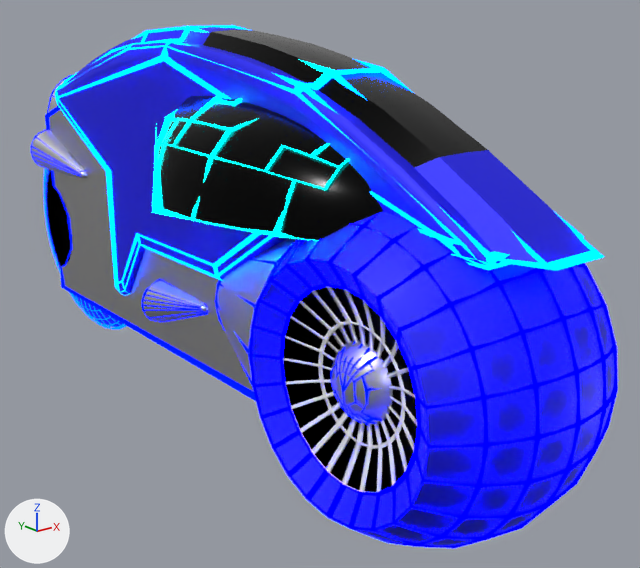
A saved change to the Blender file res/cycle.blend.
Before and after are seen from a camera (50 mm lens) standing at (-1.64, -2.52, 1.41) and looking at (0.24, -0.17, 0.47). Arrows for +X, +Y and +Z are at lower left; the lights stay in place. The first picture is the older version.

The older version as bpy lines, for what is in view:
```python
ob_cube = bpy.data.objects.new('Cube', me_cube_001)
ob_cube.location = (0.0, 0.0, 0.43)
ob_cube.rotation_euler = (0.0, 0.0, 4.712)  # degrees (0, 0, 270)
ob_cube.scale = (0.613, 0.157, 0.229)
ob_cube_wire = bpy.data.objects.new('Cube_Wire', me_cube_004)
ob_cube_wire.parent = ob_cube
ob_cube_wire.location = (0.0, 0.000313, 0.43)
ob_cube_wire.rotation_euler = (0.0, 0.0, 4.712)  # degrees (0, 0, 270)
ob_cube_wire.scale = (0.616, 0.158, 0.23)
ob_front_wheel = bpy.data.objects.new('Front_Wheel', me_cube_003)
ob_front_wheel.parent = ob_cube
ob_front_wheel.location = (0.0, -0.944, 0.478)
ob_front_wheel.rotation_euler = (0.0, 0.0, 4.712)  # degrees (0, 0, 270)
ob_front_wheel.scale = (0.613, 0.157, 0.229)
ob_front_wheel_wire = bpy.data.objects.new('Front_Wheel_Wire', me_cube_007)
ob_front_wheel_wire.parent = ob_cube
ob_front_wheel_wire.location = (0.0, -0.944, 0.478)
ob_front_wheel_wire.rotation_euler = (0.0, 0.0, 4.712)  # degrees (0, 0, 270)
ob_front_wheel_wire.scale = (0.613, 0.157, 0.229)
ob_rear_wheel = bpy.data.objects.new('Rear_Wheel', me_cube_002)
ob_rear_wheel.parent = ob_cube
ob_rear_wheel.location = (0.0, 1.153, 0.477)
ob_rear_wheel.rotation_euler = (0.0, 0.0, 4.712)  # degrees (0, 0, 270)
ob_rear_wheel.scale = (0.613, 0.157, 0.229)
ob_rear_wheel_wire = bpy.data.objects.new('Rear_Wheel_Wire', me_cube_006)
ob_rear_wheel_wire.parent = ob_rear_wheel
ob_rear_wheel_wire.location = (0.0, 1.153, 0.477)
ob_rear_wheel_wire.rotation_euler = (0.0, 0.0, 4.712)  # degrees (0, 0, 270)
ob_rear_wheel_wire.scale = (0.625, 0.16, 0.234)
```
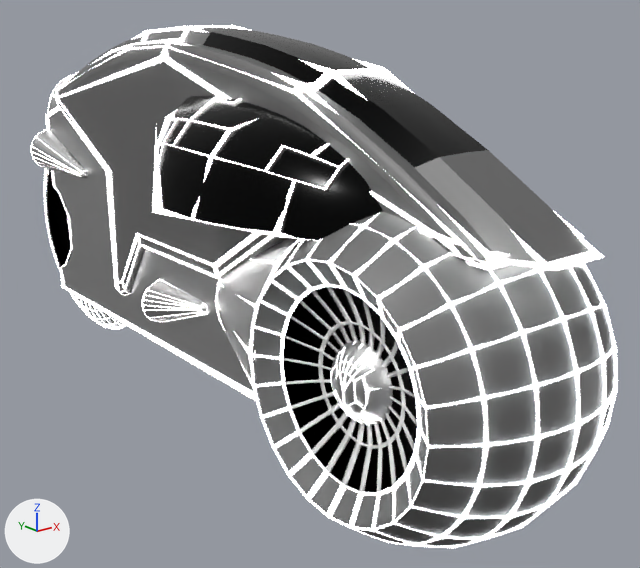
Changed parts and their boxes (x1, y1, x2, y2) in the pictures (640 x 568 px):
'Cube', recoloured (blue to grey)
    both: (32, 27, 590, 425)
'Front_Wheel', recoloured (blue to grey)
    both: (252, 212, 614, 546)
'Cube_Wire', recoloured
    both: (31, 25, 604, 425)
'Rear_Wheel', recoloured
    both: (45, 169, 123, 327)
part 1 of me_cube_006, recoloured
    both: (44, 169, 127, 329)
part 2 of me_cube_007, recoloured
    both: (250, 213, 618, 548)

The change in detail:
Material 'Color' (mat_color) changes colour from blue #0000ff to grey #757575; in linear values from (0.0, 0.0, 1.0) to (0.179, 0.179, 0.179).
Material 'Material.006' (mat_material_006) changes colour from blue #0007ff to white #ffffff; in linear values from (0.0, 0.0021, 1.0) to (0.996, 1.0, 1.0).
Material 'Material.007' (mat_material_007) changes colour from blue #0043ff to grey #929292; in linear values from (0.0, 0.0564, 1.0) to (0.288, 0.288, 0.288).
Material 'Material.008' (mat_material_008) changes colour from cyan #00fff8 to grey #929292; in linear values from (0.0, 1.0, 0.939) to (0.288, 0.288, 0.288).
Material 'Material.002' (mat_material_002) is new.
Its base color is (0.263, 0.273, 0.281) (grey #8c8f90).
Its strength is 20.0.
me_cube_006 has 852 vertices, 850 faces and spans x -0.78..0.78, y -0.48..0.48, z -2.08..2.08.
me_cube_006 is used by ob_rear_wheel_wire; parent ob_rear_wheel; location (0.0, 1.153, 0.477); rotation (0.0, 0.0, 4.712), in degrees (0, 0, 270); scale (0.625, 0.16, 0.234).
me_cube_006 part 1: all 500 faces that had it switch from mat_material_011 (blue #0017ff) to mat_material_002 (grey #8c8f90).
me_cube_007 has 1106 vertices, 1104 faces and spans x -0.79..0.79, y -2.24..2.24, z -2.11..2.11.
me_cube_007 is used by ob_front_wheel_wire; parent ob_cube; location (0.0, -0.944, 0.478); rotation (0.0, 0.0, 4.712), in degrees (0, 0, 270); scale (0.613, 0.157, 0.229).
me_cube_007 part 2: all 768 faces that had it switch from mat_material_012 (blue #0000ff) to mat_material_002 (grey #8c8f90).
